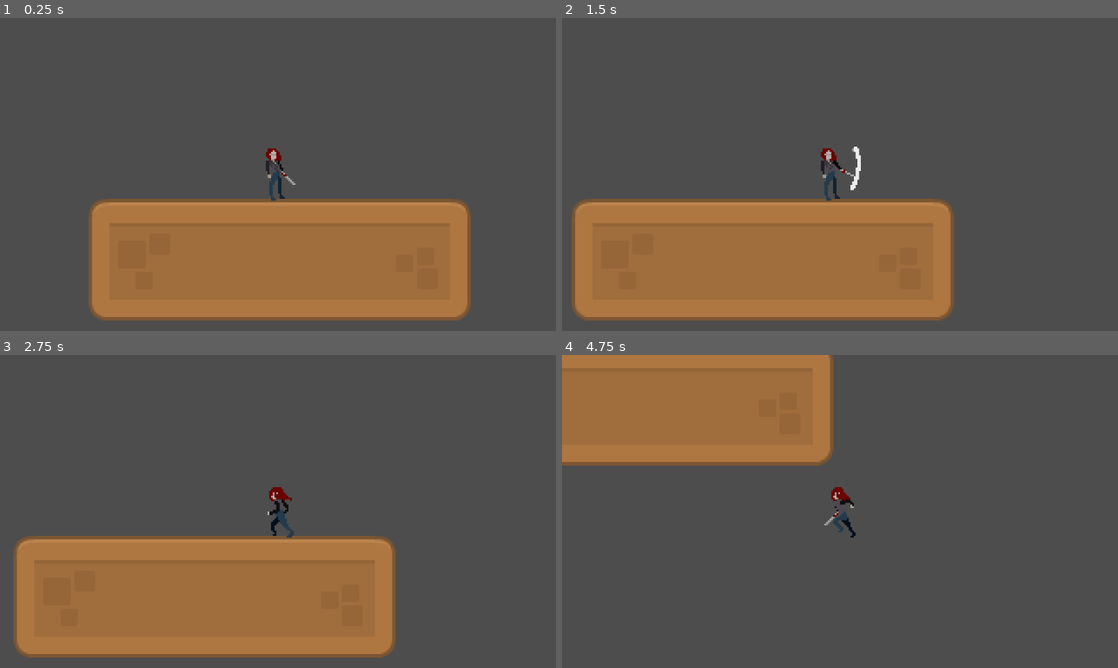
Above: before the commit, frames 1-4 (two rows, left to right).
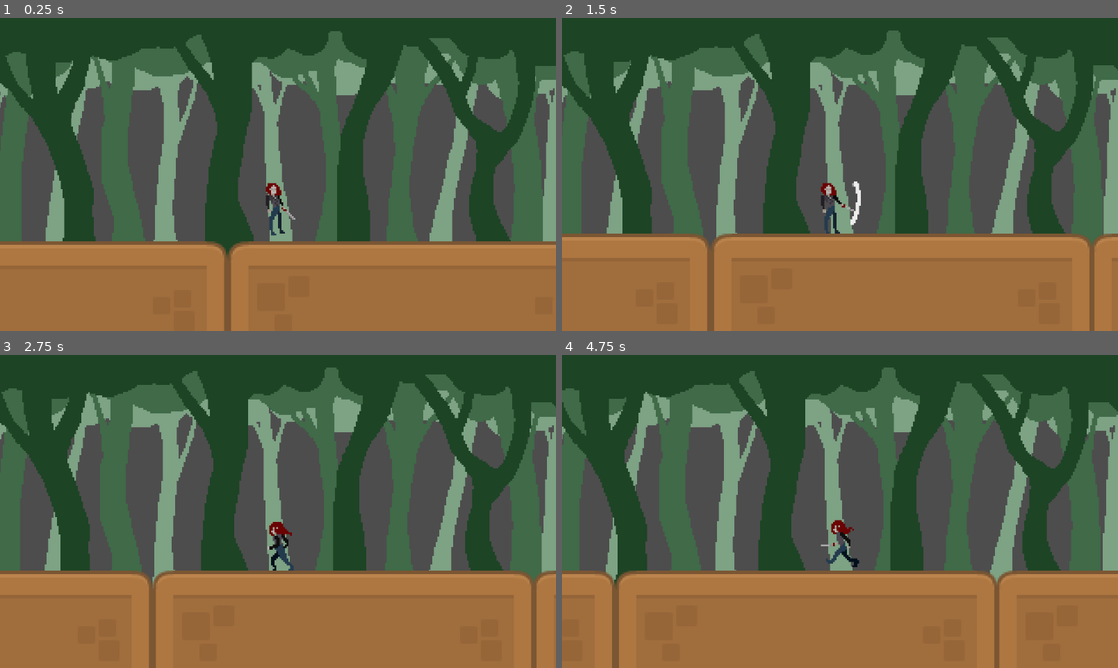
Above: after the commit, the same moments.

Repository: TOpanska/Before-Dawn
Game: Godot game, scene res://Scenes/main.tscn
The game is run twice, just before and just after one commit, with the same random seed, the same clock (stepped at 60 frames per second) and the same inputs.
Inputs (mouse positions are in pixels of both pictures, inside the frame that each line leads up to):
- Up to frame 1 (0.25 s): no input
- Up to frame 2 (1.5 s): move the mouse to (962, 158) at 0.52 s; hold D (RIGHT) from 0.53 s (still down); click (962, 158) at 0.6 s; tap Space (JUMP) at 0.77 s; move the mouse to (728, 190) at 1.27 s; click (728, 190) at 1.35 s
- Up to frame 3 (2.75 s): tap Space (JUMP) at 1.52 s; move the mouse to (333, 442) at 2.02 s; release D (RIGHT) at 2.03 s; hold A (LEFT) from 2.03 s (still down); click (333, 442) at 2.1 s
- Up to frame 4 (4.75 s): move the mouse to (812, 574) at 2.77 s; release A (LEFT) at 2.78 s; hold D (RIGHT) 2.78-4.28 s; click (812, 574) at 2.85 s; tap Space (JUMP) at 3.02, 3.77, 4.52 s; move the mouse to (1006, 558) at 3.52 s; click (1006, 558) at 3.6 s; move the mouse to (673, 464) at 4.27 s; hold A (LEFT) from 4.28 s (still down); click (673, 464) at 4.35 s

The runs differ from the first frame. In frame 1, 68% of the frame differs, in the area x 0-100%, y 0-100%; in frame 2, 66%; in frame 3, 66%; in frame 4, 81%.

Commit message:
Add parallax background

Diff:
--- a/before-dawn/Scenes/main.tscn
+++ b/before-dawn/Scenes/main.tscn
@@ -1,12 +1,51 @@
 [gd_scene format=3 uid="uid://c5wxwwpwhsqqe"]
 
+[ext_resource type="Texture2D" uid="uid://cnyftuqst4nir" path="res://Assets/gfx/map1_bg_layer3.png" id="1_kry3j"]
 [ext_resource type="PackedScene" uid="uid://k4568sdktqa7" path="res://Scenes/player.tscn" id="2_8gbba"]
+[ext_resource type="Texture2D" uid="uid://cwk4to2jbxlff" path="res://Assets/gfx/map1_bg_layer2.png" id="2_21xkr"]
 [ext_resource type="PackedScene" uid="uid://cx73m4j0g3hy6" path="res://Scenes/wood_beam.tscn" id="2_bo1nx"]
+[ext_resource type="Texture2D" uid="uid://b474nqx5t8fvv" path="res://Assets/gfx/map1_bg_layer1.png" id="3_6bp64"]
 
 [node name="Main" type="Node" unique_id=1105797884]
 
+[node name="Backgrounds" type="Node2D" parent="." unique_id=1833809041]
+
+[node name="Parallax2D3" type="Parallax2D" parent="Backgrounds" unique_id=2061058879]
+scroll_scale = Vector2(0.01, 0.01)
+
+[node name="Sprite2D" type="Sprite2D" parent="Backgrounds/Parallax2D3" unique_id=1754169402]
+position = Vector2(160, 82)
+texture = ExtResource("1_kry3j")
+
+[node name="Parallax2D2" type="Parallax2D" parent="Backgrounds" unique_id=1696776984]
+scroll_scale = Vector2(0.025, 0.025)
+
+[node name="Sprite2D" type="Sprite2D" parent="Backgrounds/Parallax2D2" unique_id=1337576786]
+position = Vector2(160, 82)
+texture = ExtResource("2_21xkr")
+
+[node name="Parallax2D" type="Parallax2D" parent="Backgrounds" unique_id=781269097]
+scroll_scale = Vector2(0.05, 0.05)
+scroll_offset = Vector2(0, -8)
+
+[node name="Sprite2D" type="Sprite2D" parent="Backgrounds/Parallax2D" unique_id=277968662]
+position = Vector2(160, 90)
+texture = ExtResource("3_6bp64")
+
 [node name="WoodBeam" parent="." unique_id=1561265161 instance=ExtResource("2_bo1nx")]
-position = Vector2(141, 142)
+position = Vector2(1, 162)
 
 [node name="CharacterBody2D" parent="." unique_id=1453306990 instance=ExtResource("2_8gbba")]
 position = Vector2(140, 80)
+
+[node name="WoodBeam2" parent="." unique_id=459644377 instance=ExtResource("2_bo1nx")]
+position = Vector2(221, 162)
+
+[node name="WoodBeam3" parent="." unique_id=1639680956 instance=ExtResource("2_bo1nx")]
+position = Vector2(440, 162)
+
+[node name="WoodBeam4" parent="." unique_id=927342609 instance=ExtResource("2_bo1nx")]
+position = Vector2(661, 162)
+
+[node name="WoodBeam5" parent="." unique_id=2028769981 instance=ExtResource("2_bo1nx")]
+position = Vector2(880, 163)
--- a/before-dawn/Scenes/player.tscn
+++ b/before-dawn/Scenes/player.tscn
@@ -197,3 +197,4 @@
 shape = SubResource("RectangleShape2D_kyqiw")
 
 [node name="Camera2D" type="Camera2D" parent="." unique_id=1689250384]
+offset = Vector2(0, -20)
Binary file added: before-dawn/Assets/gfx/map1_bg_layer1.png
Not shown, added: before-dawn/Assets/gfx/map1_bg_layer1.png.import
Binary file added: before-dawn/Assets/gfx/map1_bg_layer2.png
Not shown, added: before-dawn/Assets/gfx/map1_bg_layer2.png.import
Binary file added: before-dawn/Assets/gfx/map1_bg_layer3.png
Not shown, added: before-dawn/Assets/gfx/map1_bg_layer3.png.import
